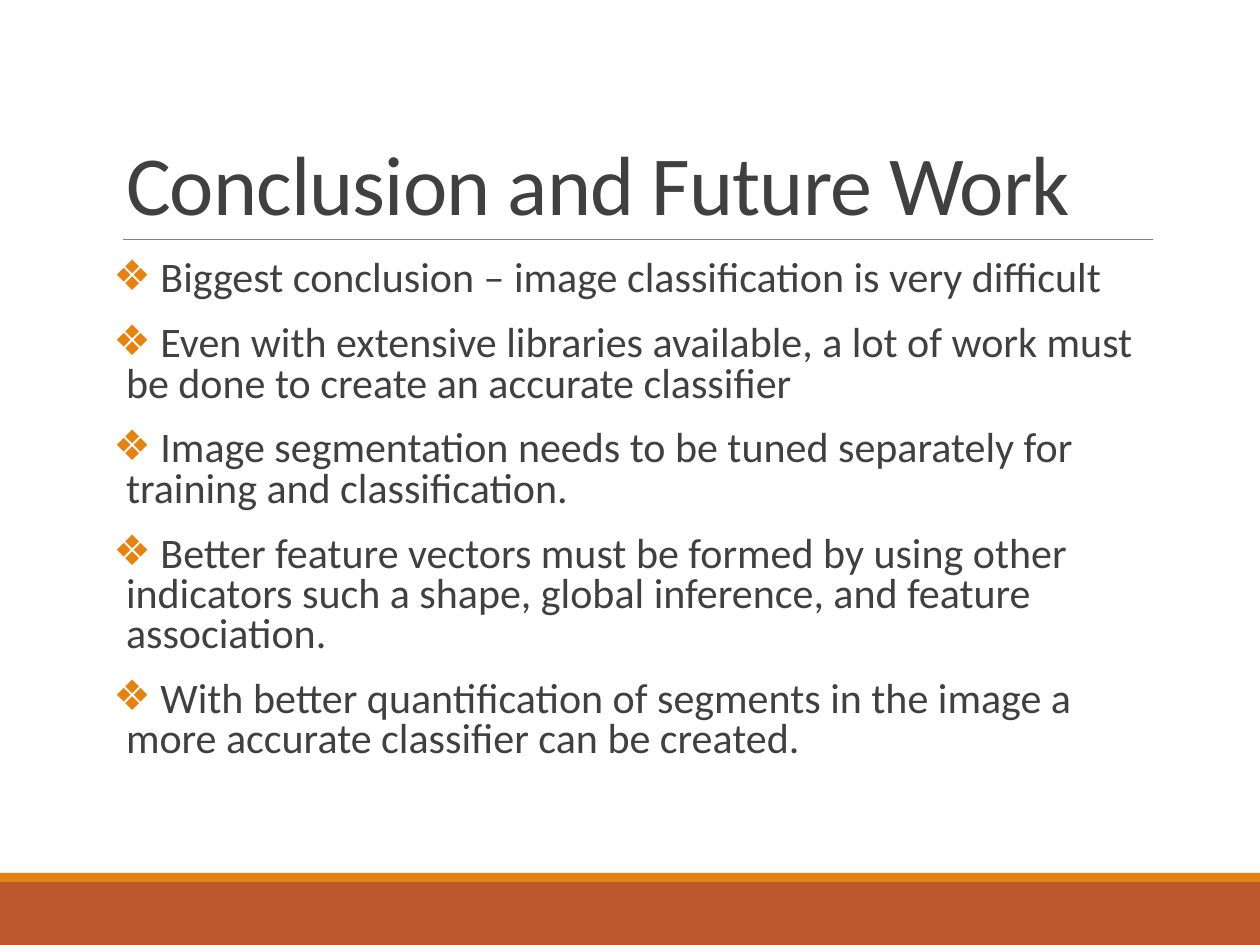
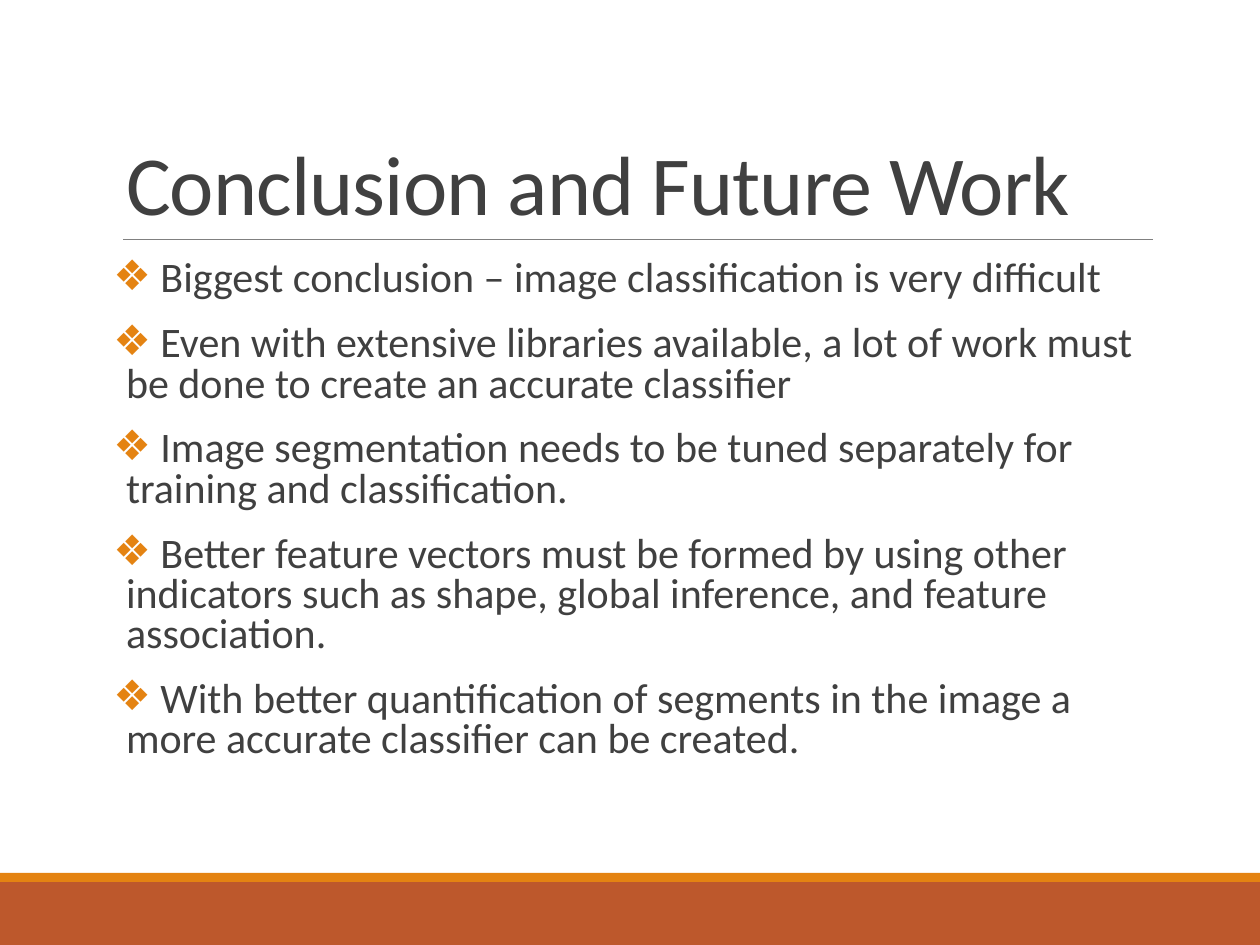
Before and after one commit to somyamohanty/Pixel_Dawgs, a slide deck: slide 19 of Documents/Final Presentation.pptx (slide 18 before the commit). Drawn at 1260x945 pixels with LibreOffice and Linux fonts; fonts in the diff are those of the drawing. Boxes give left, top, right and bottom in pixels: in the first picture for what was removed or moved away, otherwise in the second. Text is boxed around its words. In the diff, an @@ line names an element or a change of style, - is before the commit and + after.

```diff
--- a/Documents/Final Presentation.pptx
+++ b/Documents/Final Presentation.pptx
@@ text at <box>126,539,1067,649</box>: text changed @@
-❖ Better feature vectors must be formed by using other indicators such a shape, global inference, and feature association.
+❖ Better feature vectors must be formed by using other indicators such as shape, global inference, and feature association.
```
Also in this commit, not shown: 6 other slides changed, 1 slide added.
